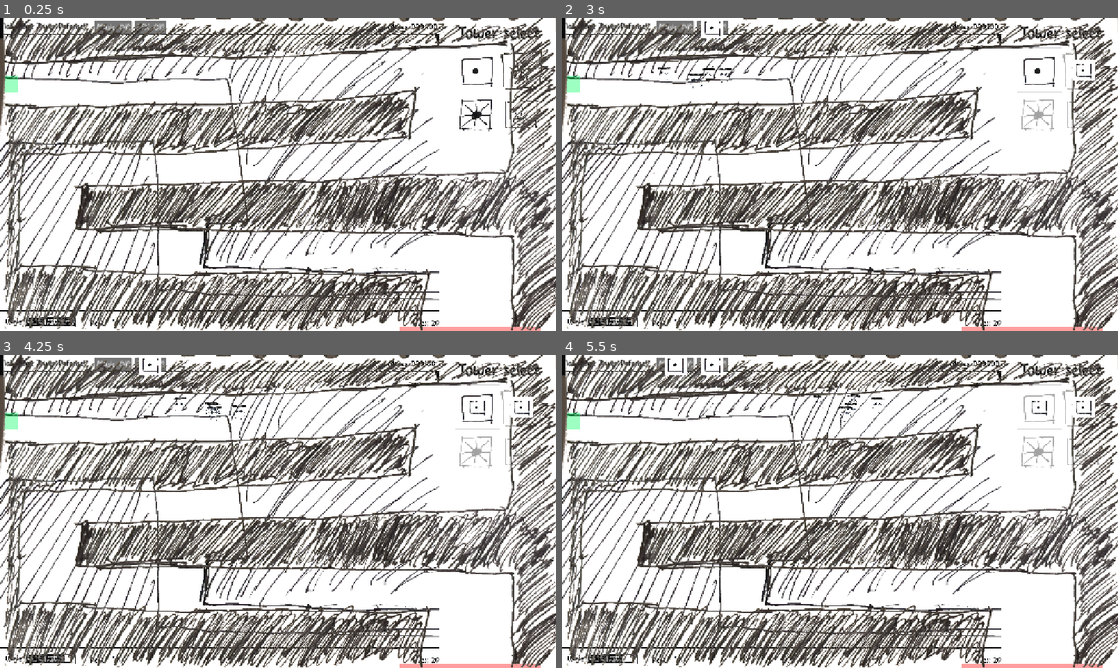
Above: before the commit, frames 1-4 (two rows, left to right).
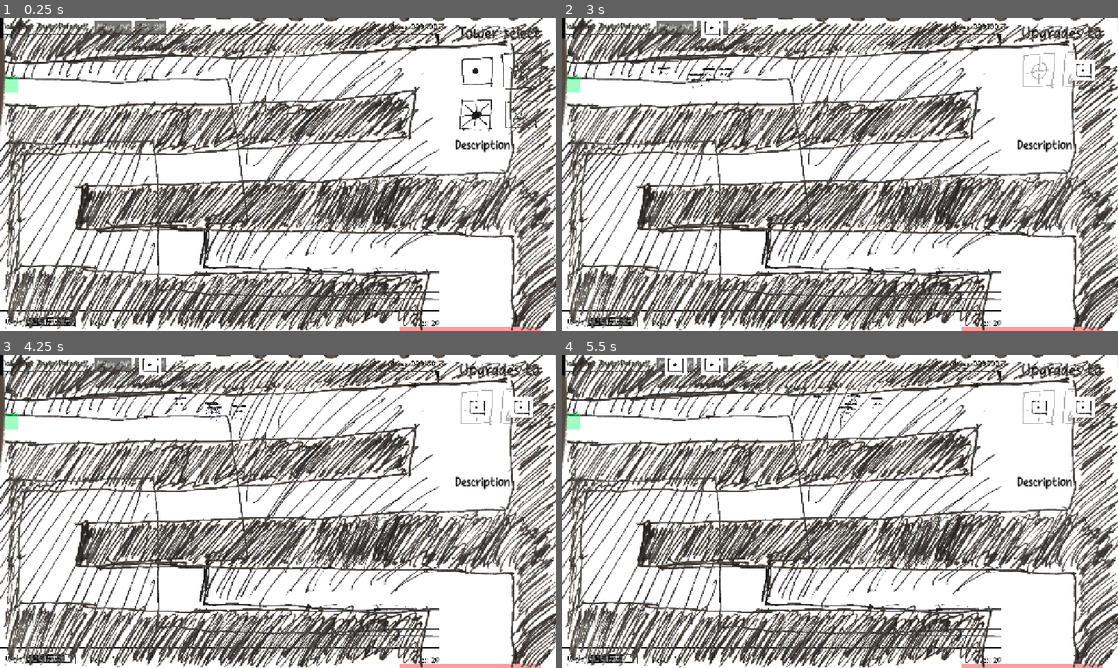
Above: after the commit, the same moments.

Repository: OzuYatamutsu/notebook-tower-defense
Game: Godot game, scene res://levels/level_cools.tscn
Two runs of this game, one before a commit and one after it. Both use one fixed random seed, a clock stepped at 60 frames per second and the inputs below. This scene is started directly instead of the project's main scene.
Inputs (mouse positions are in pixels of both pictures, inside the frame that each line leads up to):
- Up to frame 1 (0.25 s): no input
- Up to frame 2 (3 s): click "SFX: ON" at 0.5 s; click (1040, 71) at 1.25 s; click (1084, 71) at 2 s; click "SFX: ON" at 2.75 s
- Up to frame 3 (4.25 s): click (478, 408) at 3.52 s
- Up to frame 4 (5.5 s): click "SFX: ON" at 4.25 s; click "Music: ON" at 5 s

The runs differ from the first frame. In frame 1, 0.2% of the frame differs, in the area x 81-92%, y 38-44%; in frame 2, 1.0%, in the area x 81-98%, y 2-44%; in frame 3, 1.0%; in frame 4, 1.0%.
Error before the commit: There was an error calling "_iter_next" on iterator object of type TowerSelectPanel:<FlowContainer#51086624294>. (res://components/tower_info_and_buy_panel.gd:…

Commit message:
Activate upgrade panel on click

Diff:
--- a/components/TowerInfoAndBuyPanel.tscn
+++ b/components/TowerInfoAndBuyPanel.tscn
@@ -170,7 +170,6 @@
 flat = true
 
 [node name="DescriptionLabel" type="Label" parent="."]
-visible = false
 layout_mode = 2
 offset_left = 1047.0
 offset_top = 272.8
--- a/components/tower_info_and_buy_panel.gd
+++ b/components/tower_info_and_buy_panel.gd
@@ -105,7 +105,7 @@
     upgradePaths: Array[String]
 ) -> bool:
     for towerPath in upgradePaths:
-        if load(towerPath).get_class() == towerName:
+        if towerPath.split("/")[-1].replace(".tscn", "") == towerName:
             return true
     return false
 
@@ -116,9 +116,9 @@
 
     # Based on the selected tower, activate and deactivate
     # upgrade menu options.
-    for towerButton in TowerUpgradeSelectPanel:
+    for towerButton in TowerUpgradeSelectPanel.get_children():
         if _towerNameIsInUpgradePaths(towerButton.name, SelectedTower.UpgradesTo):
-            towerButton.enabled = true
+            towerButton.disabled = false
             towerButton.visible = true
         else:
             towerButton.disabled = true
